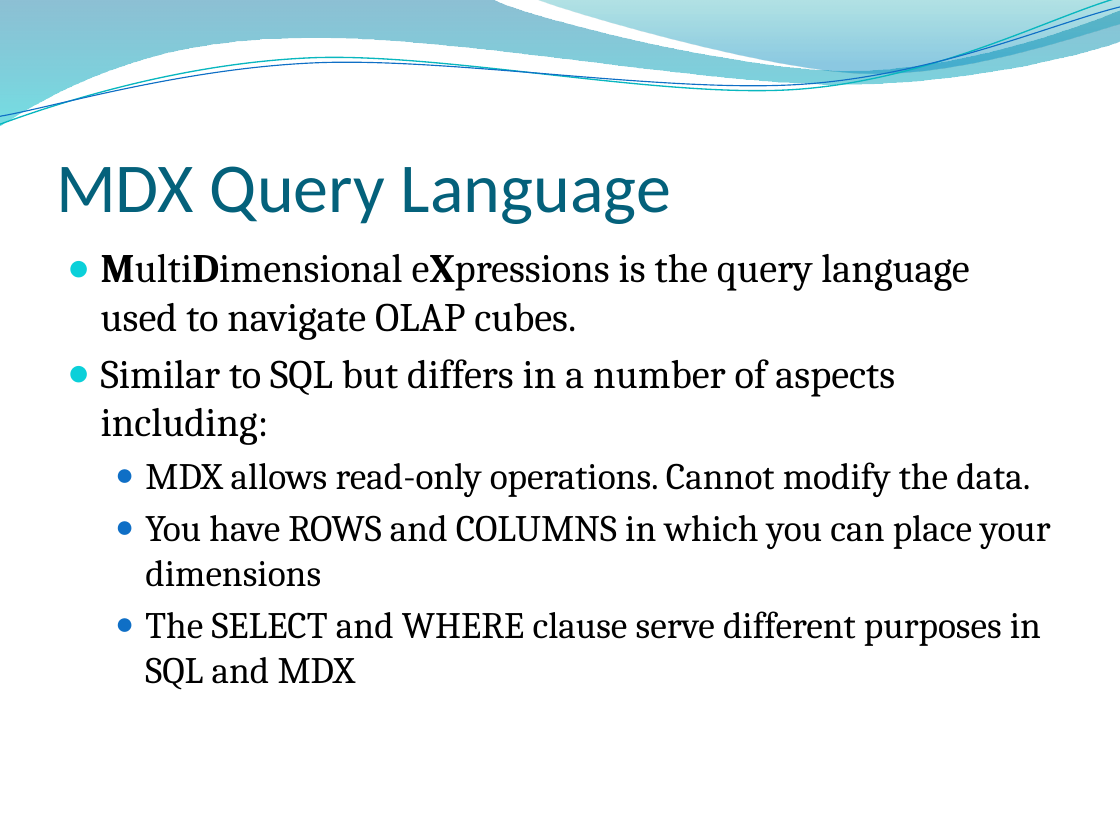
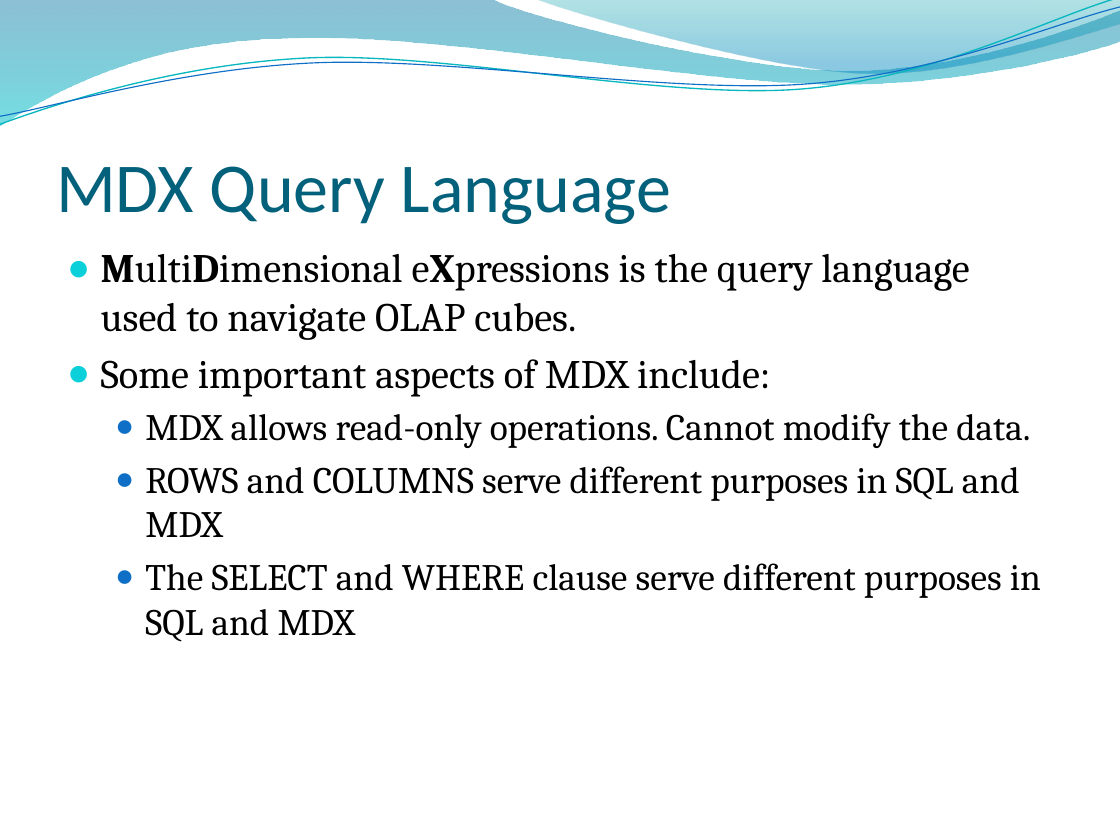
Before and after one commit to edvelezg/unb-dw, a slide deck: slide 28 of project/Presentation/Datawarehousing.pptm (slide 27 before the commit). Drawn at 1120x840 pixels with LibreOffice and Linux fonts; fonts in the diff are those of the drawing; background and template pictures are left out. Boxes give left, top, right and bottom in pixels: in the first picture for what was removed or moved away, otherwise in the second. Text is boxed around its words. In the diff, an @@ line names an element or a change of style, - is before the commit and + after.

```diff
--- a/project/Presentation/Datawarehousing.pptm
+++ b/project/Presentation/Datawarehousing.pptm
@@ text at bbox=[101, 359, 770, 397]: text changed @@
-● Similar to SQL but differs in a number of aspects including:
+● Some important aspects of MDX include:
@@ text at bbox=[145, 466, 1020, 537]: text changed @@
-  ● You have ROWS and COLUMNS in which you can place your dimensions
+  ● ROWS and COLUMNS serve different purposes in SQL and MDX
```
Also in this commit, not shown: 3 other slides changed, 2 slides added, 1 other file.
